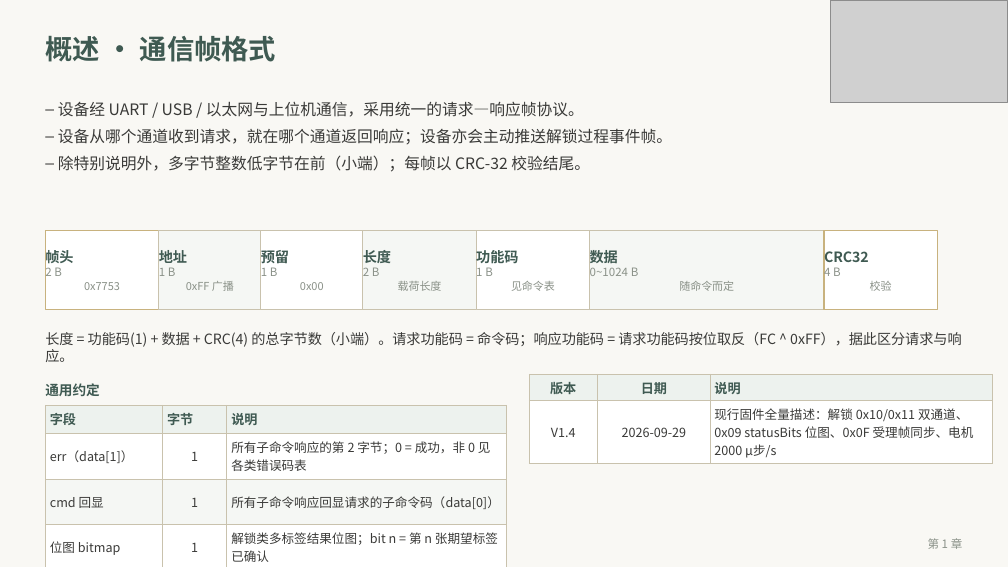
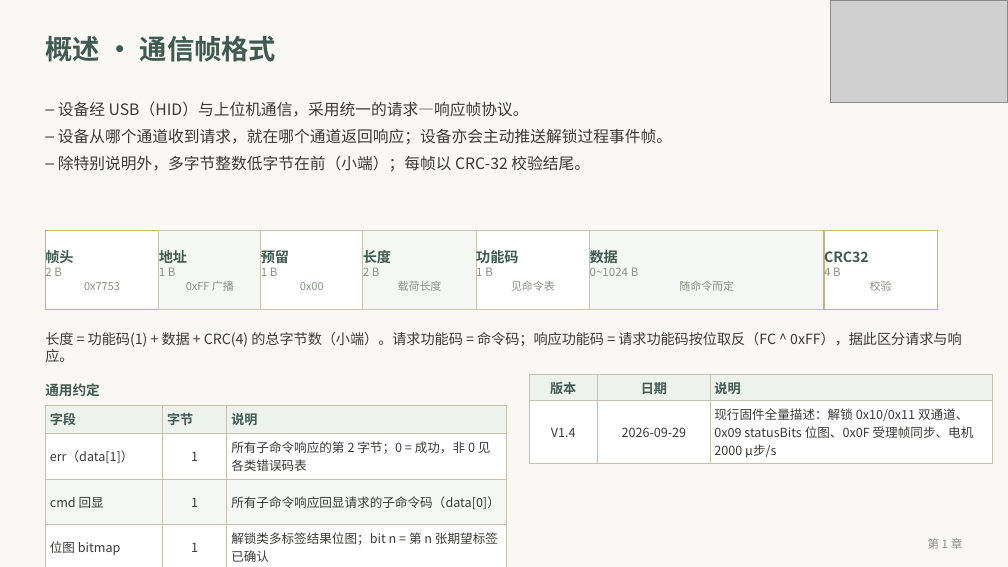
Before and after one commit to xrswnw/ZLR5401, a slide deck: slide 2 of Protocol/App_Protocol_V1.4.pptx. Drawn at 1008x567 pixels with LibreOffice and Linux fonts; fonts in the diff are those of the drawing; grey boxes stand for pictures. Boxes give left, top, right and bottom in pixels: in the first picture for what was removed or moved away, otherwise in the second. Text is boxed around its words. In the diff, an @@ line names an element or a change of style, - is before the commit and + after.

Commit message:
Round_019: 校对报告修正落地 — D1/D2/D3 示例帧 CRC 重算 (0x09 rsp/0x0B 推 1500ms/0x10 终帧 alarmCnt=01), W1 消磁器措辞对齐固件 (不经上位机直接控制·0x11 流程内自动协调模式), USB(HID)/0x04 双帧时序/IR 去抖口径/蜂鸣两处/tmo 钳位; AM·EPC 流程图详化 (AM 开启/关闭消磁时机金色高亮+amCnt=0 右出支路+EPC 推帧时机/异常就地快降); judge 10 页验收 + p30/p31 复验修复 (注记三重叠重排/末行补 ALL_OK); 状态机梳理存档, 固件零改动

```diff
--- a/Protocol/App_Protocol_V1.4.pptx
+++ b/Protocol/App_Protocol_V1.4.pptx
@@ text at (58, 101, 529, 117): text changed @@
-– 设备经 UART / USB / 以太网与上位机通信，采用统一的请求—响应帧协议。
+– 设备经 USB（HID）与上位机通信，采用统一的请求—响应帧协议。
```
Also in this commit, not shown: 9 other slides changed, 3 other files.
